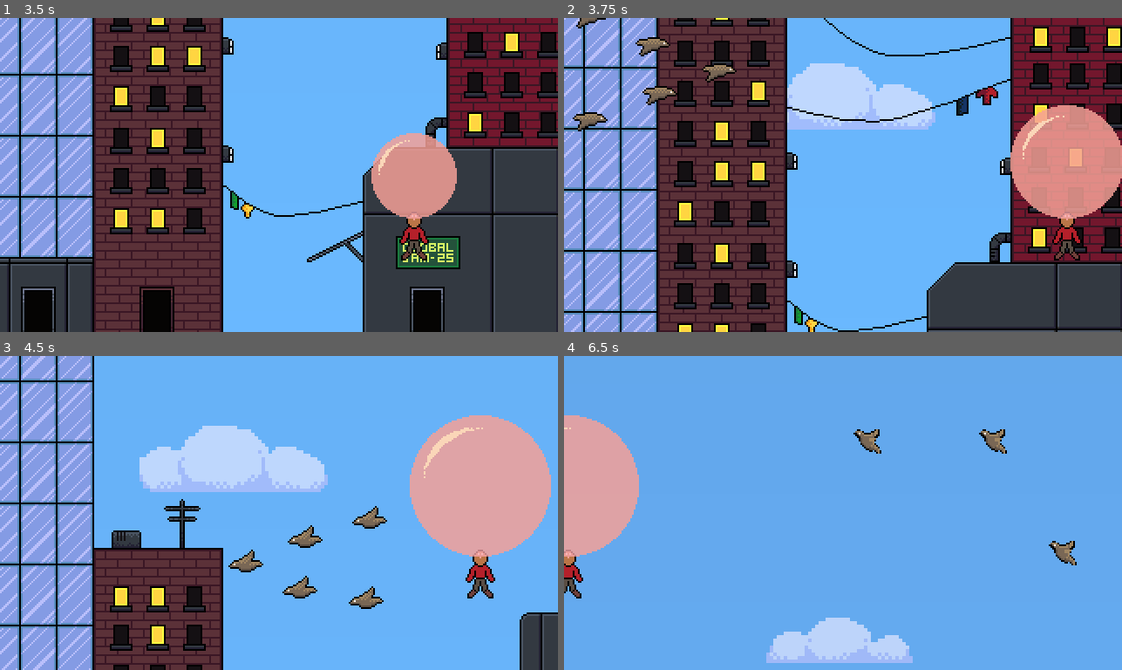
Above: before the commit, frames 1-4 (two rows, left to right).
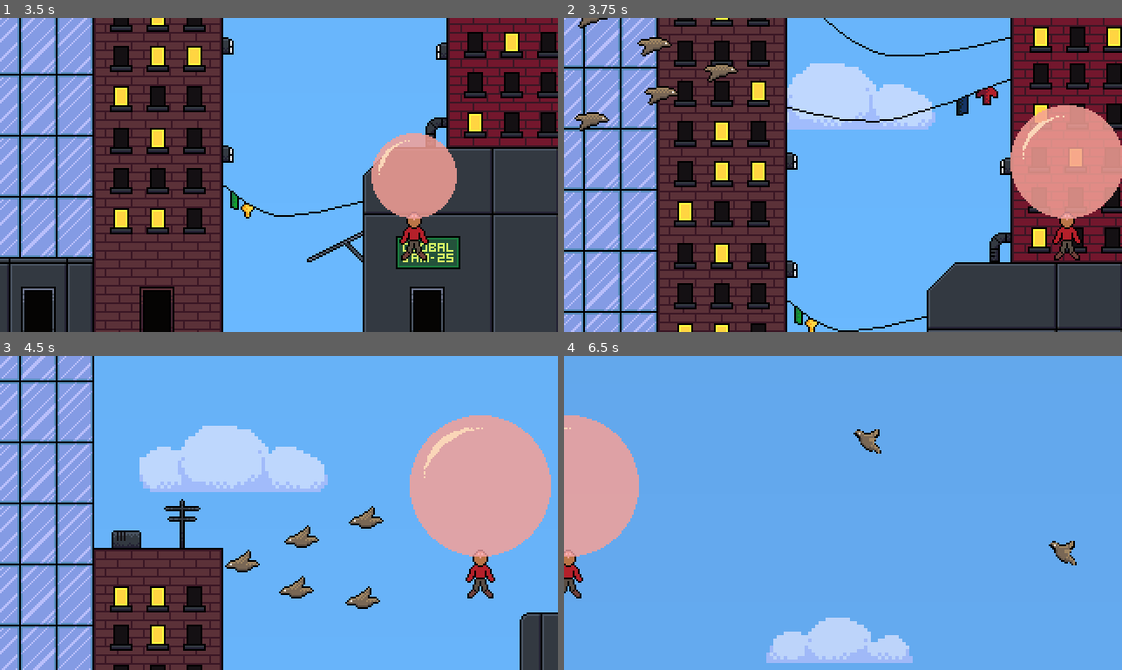
Above: after the commit, the same moments.

Repository: eagle-eye-scouter/GGJ_BubbleBlowing
Game: Godot game, scene res://scenes/main_menu.tscn
The game is run twice, just before and just after one commit, with the same random seed, the same clock (stepped at 60 frames per second) and the same inputs.
Inputs (mouse positions are in pixels of both pictures, inside the frame that each line leads up to):
- Up to frame 1 (3.5 s): click (94, 200) at 0.5 s; tap Enter (ui_accept) at 1.25, 1.52, 2.27, 2.75 s; hold D (player_right) 1.28-2.03 s; hold Space (player_breath) 1.28-2.03 s; hold S (player_down) 2.03-2.78 s; tap End (sacred_mode) at 2.1 s; hold D (player_right) from 2.78 s (still down); hold Space (player_breath) from 2.78 s (still down)
- Up to frame 2 (3.75 s): release D (player_right) at 3.53 s; release Space (player_breath) at 3.53 s; hold W (player_up) from 3.53 s (still down); tap End (sacred_mode) at 3.6 s
- Up to frame 3 (4.5 s): tap Enter (ui_accept) at 3.77 s; release W (player_up) at 4.28 s; hold A (player_left) from 4.28 s (still down); hold Space (player_breath) from 4.28 s (still down)
- Up to frame 4 (6.5 s): tap Enter (ui_accept) at 4.52, 5.27 s; release Space (player_breath) at 5.03 s; tap End (sacred_mode) at 5.1 s; release A (player_left) at 5.78 s; hold S (player_down) from 5.78 s (still down); hold Space (player_breath) from 5.78 s (still down)

Frame 1 is identical in both runs. In frame 2, 0.5% of the frame differs, in the area x 1-32%, y 0-37%; in frame 3, 0.8%, in the area x 40-70%, y 47-81%; in frame 4, 0.2%.

Commit message:
More obstacles

Diff:
--- a/scenes/scroll_world.tscn
+++ b/scenes/scroll_world.tscn
@@ -245,7 +245,7 @@
 [node name="SpawnerBird1" parent="Dynamic" instance=ExtResource("4_ptieh")]
 
 [node name="Trigger" parent="Dynamic/SpawnerBird1" index="0"]
-position = Vector2(152, 6)
+position = Vector2(160, 32)
 scale = Vector2(12.64, 1)
 
 [node name="Bird" parent="Dynamic/SpawnerBird1/Fleet" index="0" instance=ExtResource("5_q1vn8")]
@@ -311,7 +311,7 @@
 position = Vector2(59, -212)
 
 [node name="Trigger" parent="Dynamic/SpawnerBird2" index="0"]
-position = Vector2(149, 20)
+position = Vector2(149, 44)
 scale = Vector2(12.64, 1)
 
 [node name="Collider" parent="Dynamic/SpawnerBird2/Trigger" index="0"]
@@ -339,6 +339,42 @@
 direction = Vector2(-1, 0)
 
 [node name="Bird5" parent="Dynamic/SpawnerBird2/Fleet" index="4" instance=ExtResource("5_q1vn8")]
+position = Vector2(160, -88)
+scale = Vector2(1, 1)
+direction = Vector2(-1, 0)
+
+[node name="SpawnerBird10" parent="Dynamic" instance=ExtResource("4_ptieh")]
+position = Vector2(64, -2640)
+
+[node name="Trigger" parent="Dynamic/SpawnerBird10" index="0"]
+position = Vector2(152, 88)
+scale = Vector2(12.64, 1)
+
+[node name="Collider" parent="Dynamic/SpawnerBird10/Trigger" index="0"]
+position = Vector2(-4.35126, -3)
+shape = SubResource("RectangleShape2D_06o81")
+
+[node name="Bird" parent="Dynamic/SpawnerBird10/Fleet" index="0" instance=ExtResource("5_q1vn8")]
+position = Vector2(89, -63)
+scale = Vector2(1, 1)
+direction = Vector2(-1, 0)
+
+[node name="Bird2" parent="Dynamic/SpawnerBird10/Fleet" index="1" instance=ExtResource("5_q1vn8")]
+position = Vector2(120, -48)
+scale = Vector2(1, 1)
+direction = Vector2(-1, 0)
+
+[node name="Bird3" parent="Dynamic/SpawnerBird10/Fleet" index="2" instance=ExtResource("5_q1vn8")]
+position = Vector2(123, -77)
+scale = Vector2(1, 1)
+direction = Vector2(-1, 0)
+
+[node name="Bird4" parent="Dynamic/SpawnerBird10/Fleet" index="3" instance=ExtResource("5_q1vn8")]
+position = Vector2(158, -42)
+scale = Vector2(1, 1)
+direction = Vector2(-1, 0)
+
+[node name="Bird5" parent="Dynamic/SpawnerBird10/Fleet" index="4" instance=ExtResource("5_q1vn8")]
 position = Vector2(160, -88)
 scale = Vector2(1, 1)
 direction = Vector2(-1, 0)
@@ -434,7 +470,7 @@
 direction = Vector2(-1, -1)
 
 [node name="Bird5" parent="Dynamic/SpawnerBird6/Fleet" index="4" instance=ExtResource("5_q1vn8")]
-position = Vector2(248, -192)
+position = Vector2(344, -216)
 rotation = 0.785398
 scale = Vector2(1, 1)
 velocity = 100.0
@@ -795,6 +831,7 @@
 [editable path="Dynamic/SpawnerBird8"]
 [editable path="Dynamic/SpawnerBird9"]
 [editable path="Dynamic/SpawnerBird2"]
+[editable path="Dynamic/SpawnerBird10"]
 [editable path="Dynamic/SpawnerBird3"]
 [editable path="Dynamic/SpawnerBird6"]
 [editable path="Dynamic/SpawnerBird7"]
